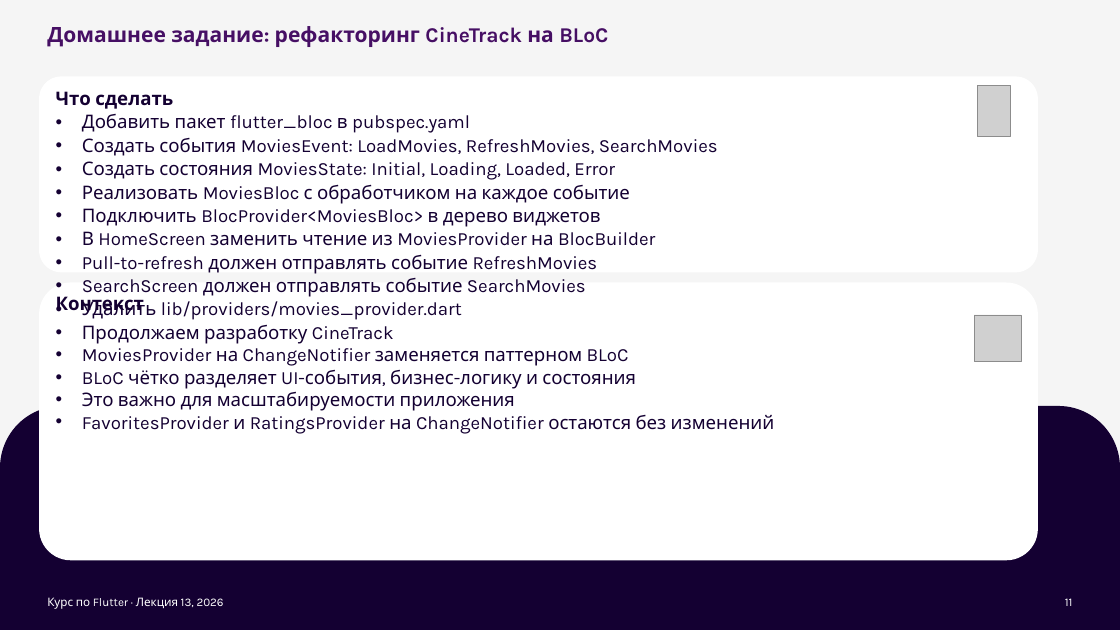
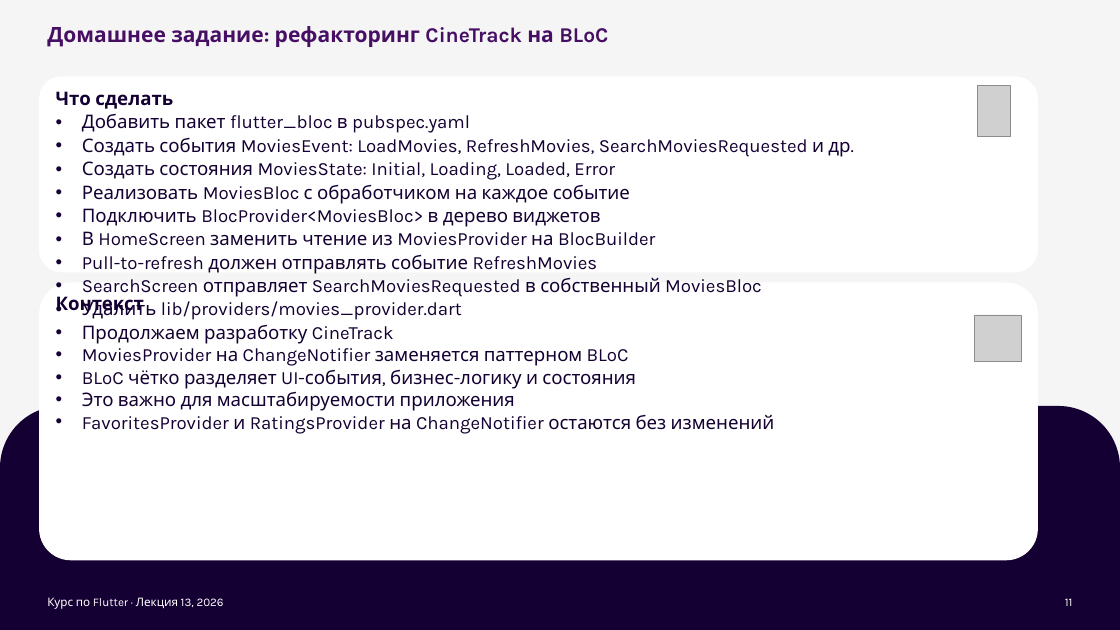
Before and after one commit to xander9112/university_flutter_course, a slide deck: slide 11 of Лекция 13 - BLoC/Лекция 13 - BLoC.pptx. Drawn at 1120x630 pixels with LibreOffice and Linux fonts; fonts in the diff are those of the drawing; grey boxes stand for pictures; background and template pictures are left out. Boxes give left, top, right and bottom in pixels: in the first picture for what was removed or moved away, otherwise in the second. Text is boxed around its words. In the diff, an @@ line names an element or a change of style, - is before the commit and + after.

```diff
--- a/Лекция 13 - BLoC/Лекция 13 - BLoC.pptx
+++ b/Лекция 13 - BLoC/Лекция 13 - BLoC.pptx
@@ text at [82,138,850,157]: text changed @@
-• Создать события MoviesEvent: LoadMovies, RefreshMovies, SearchMovies
+• Создать события MoviesEvent: LoadMovies, RefreshMovies, SearchMoviesRequested и др.
@@ text at [82,277,762,297]: text changed @@
-• SearchScreen должен отправлять событие SearchMovies
+• SearchScreen отправляет SearchMoviesRequested в собственный MoviesBloc
```
Also in this commit, not shown: 2 other files.
